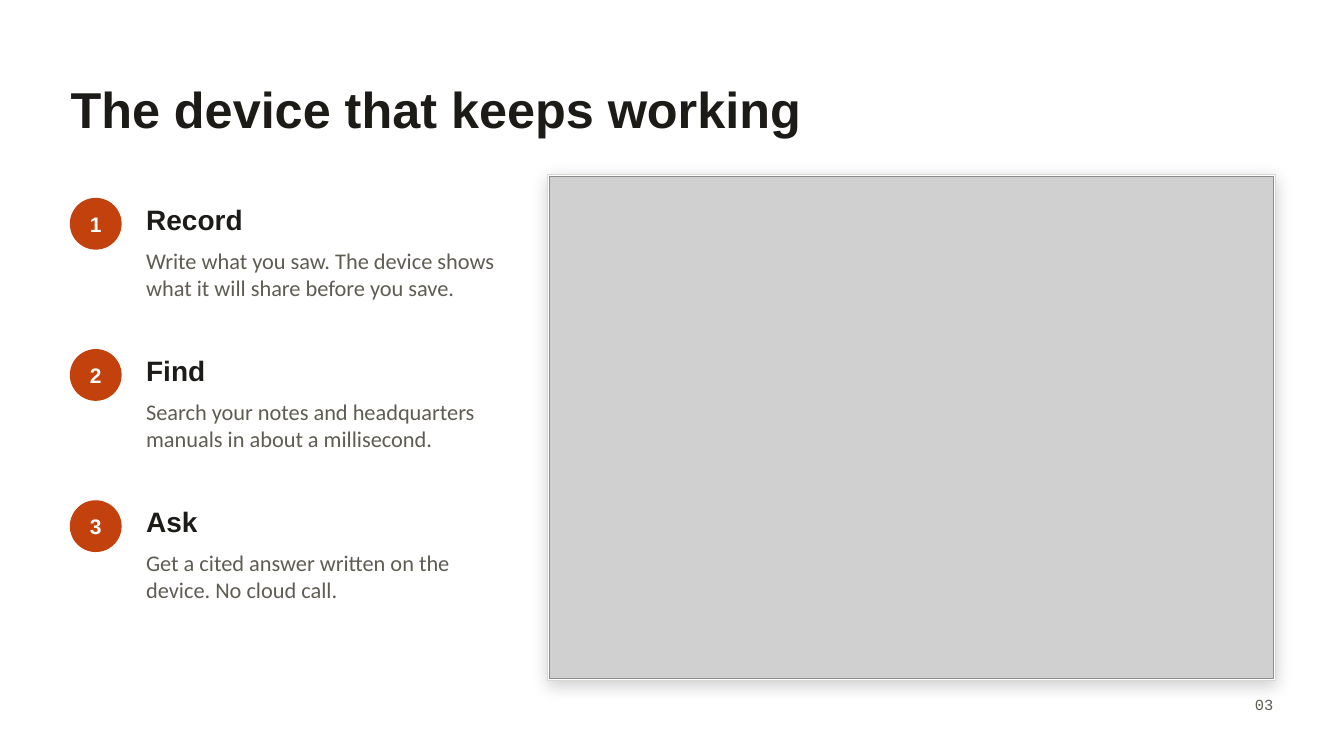
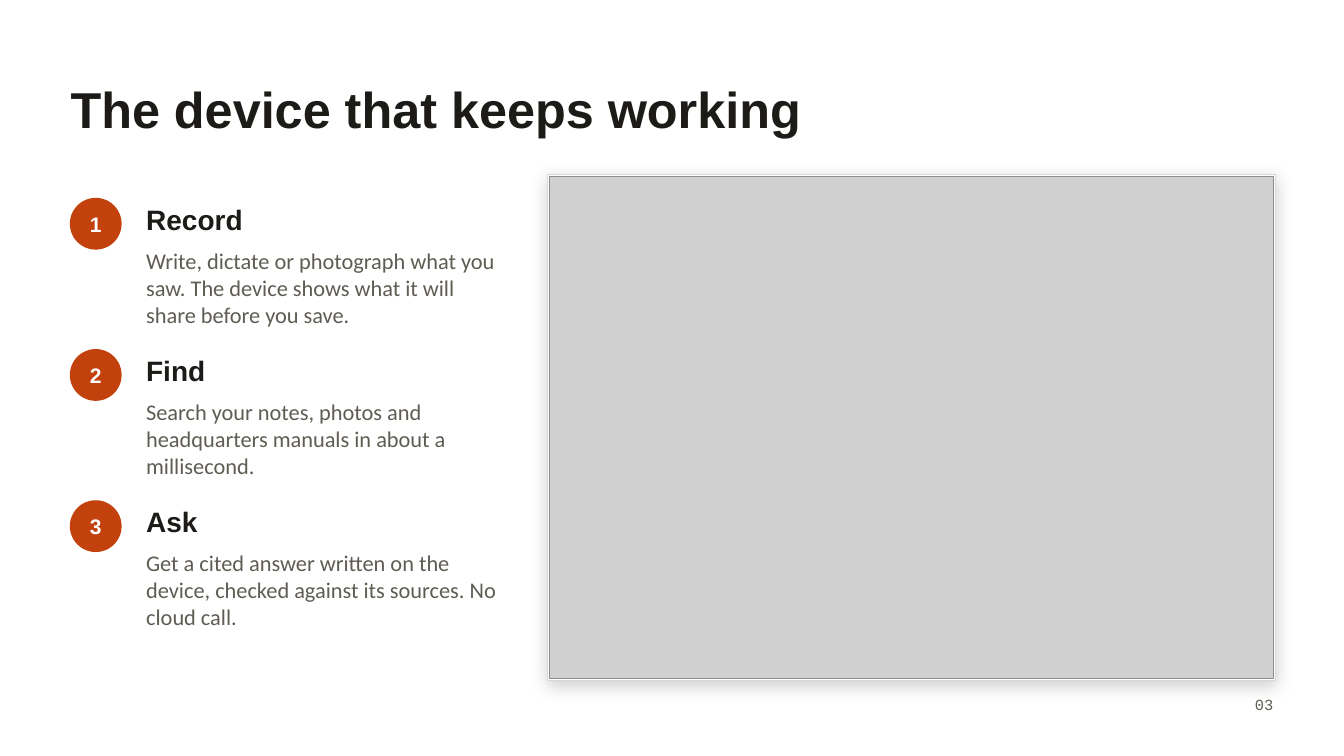
Before and after one commit to yabhinav1/fieldmind, a slide deck: slide 3 of docs/FieldMind-Compilers.pptx. Drawn at 1344x756 pixels with LibreOffice and Linux fonts; fonts in the diff are those of the drawing; grey boxes stand for pictures. Boxes give left, top, right and bottom in pixels: in the first picture for what was removed or moved away, otherwise in the second. Text is boxed around its words. In the diff, an @@ line names an element or a change of style, - is before the commit and + after.

Commit message:
Refresh the deck, the video script and the team briefing
The PDF and PowerPoint decks now cover the reranker, policy learning, sealed
storage, setup codes, peers, photos, backup, the shift report and the phone
layout, with the current screenshots and test count; the PDF is printed from
docs/deck.html so it can be regenerated without PowerPoint. The video script
and team briefing use the one-click conflict, the cross-platform commands and
the setup-code flow.

```diff
--- a/docs/FieldMind-Compilers.pptx
+++ b/docs/FieldMind-Compilers.pptx
@@ text at (x1=146, y1=253, x2=494, y2=327): text changed @@
-Write what you saw. The device shows what it will share before you save.
+Write, dictate or photograph what you saw. The device shows what it will share before you save.
@@ text at (x1=146, y1=404, x2=446, y2=474): text changed @@
-Search your notes and headquarters manuals in about a millisecond.
+Search your notes, photos and headquarters manuals in about a millisecond.
@@ text at (x1=146, y1=555, x2=496, y2=625): text changed @@
-Get a cited answer written on the device. No cloud call.
+Get a cited answer written on the device, checked against its sources. No cloud call.
```
Also in this commit, not shown: 6 other slides changed, 4 other files.
